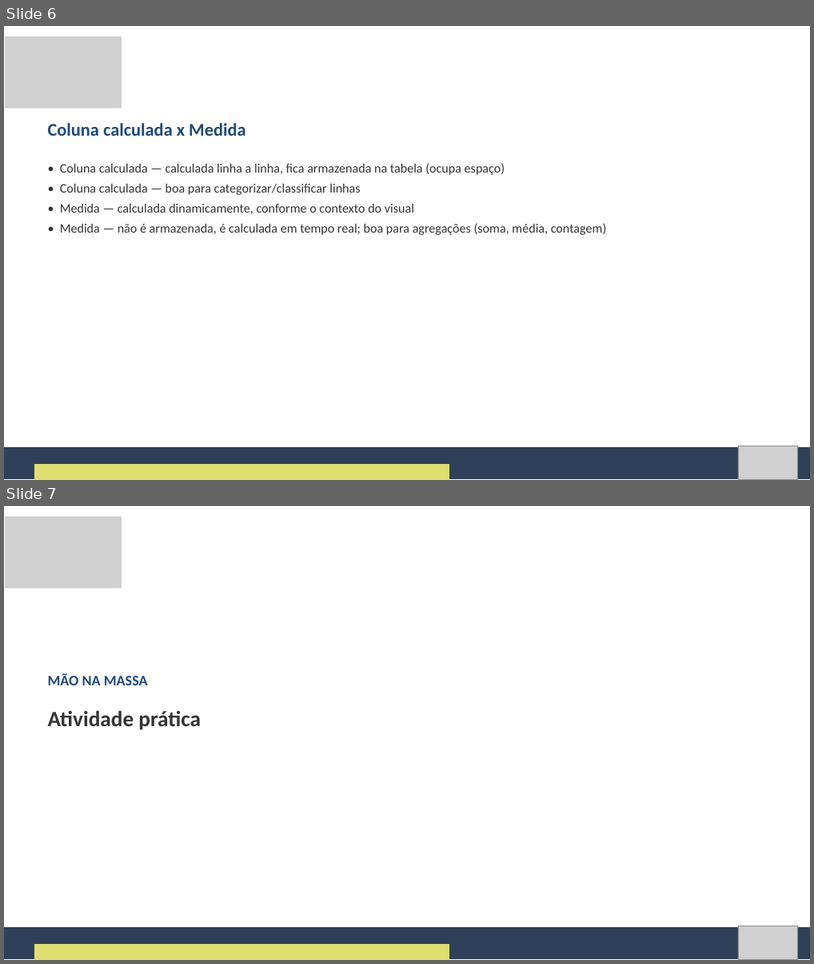
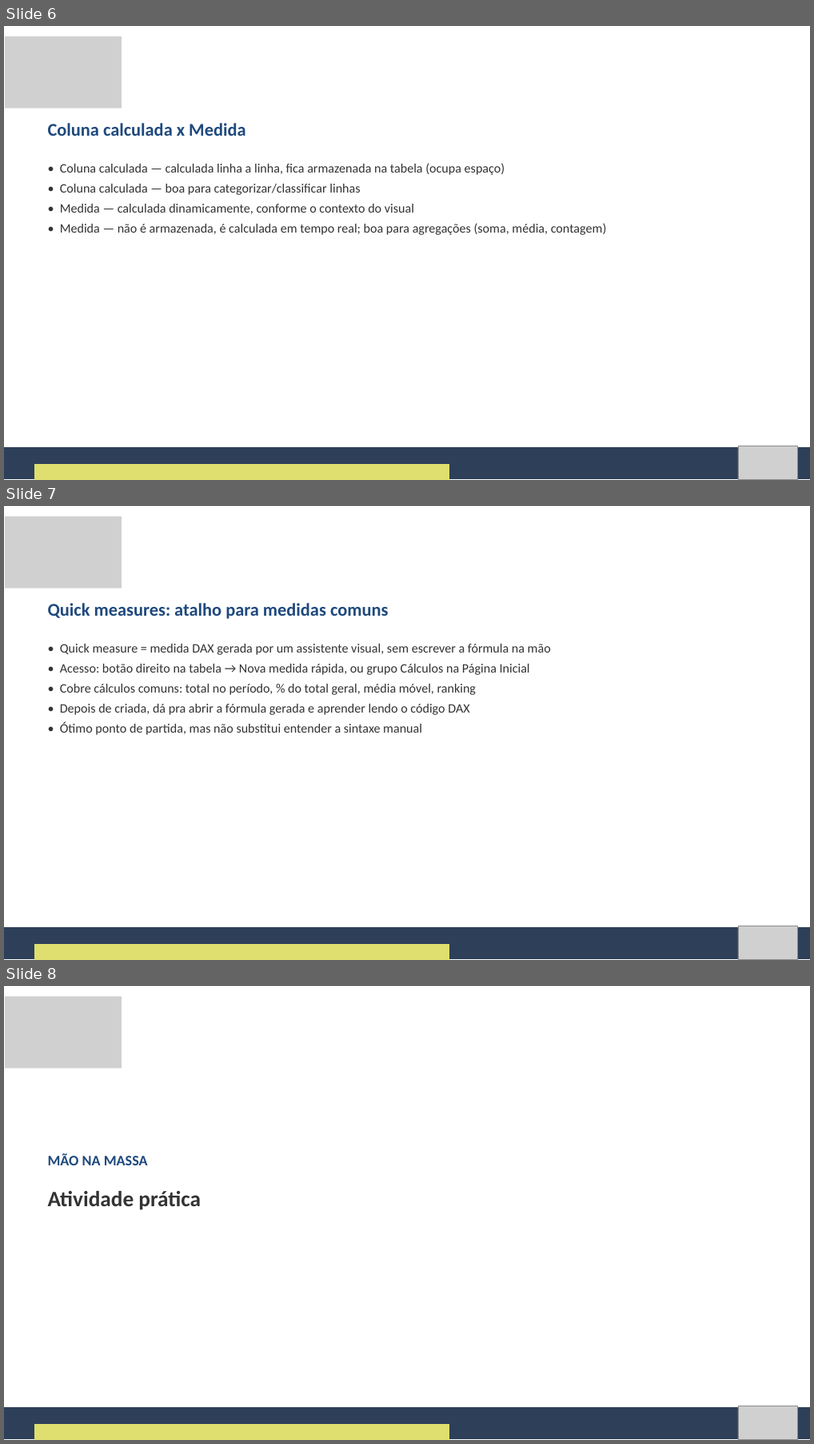
Before and after one commit to Natan20/Curso-PowerBI-Desktop-Material, a slide deck: Aula 06 - 16-09-2026/Aula 6 - Slides.pptx. Shown one above the other, each under a label of ours: slides 6 and 7 before the commit, slides 6, 7 and 8 after it. The pictures are 814x964 and 814x1444 pixels, drawn with LibreOffice and Linux fonts; fonts in the diff are those of the drawing; grey boxes stand for pictures. Boxes give left, top, right and bottom in pixels: in the first picture for what was removed or moved away, otherwise in the second. Text is boxed around its words. In the diff, an @@ line names an element or a change of style, - is before the commit and + after.

Commit message:
Corrige lacunas de conteudo: previa de DAX na Aula 3, quick measures na Aula 6, VAR/RETURN na Aula 7, bookmarks/botoes na Aula 10 e Import x DirectQuery na Aula 13

```diff
--- a/Aula 06 - 16-09-2026/Aula 6 - Slides.pptx
+++ b/Aula 06 - 16-09-2026/Aula 6 - Slides.pptx
@@ slide 7 added at <box>4,506,810,960</box>, background #FFFFFF @@
@@ picture added at <box>5,516,122,588</box> @@
@@ text added at <box>48,603,388,619</box>, 32 pt, text #1F497D, bold @@
+Quick measures: atalho para medidas comuns
@@ text added at <box>60,644,551,735</box>, 23 pt, text #333333 @@
+• Quick measure = medida DAX gerada por um assistente visual, sem escrever a fórmula na mão
+• Acesso: botão direito na tabela → Nova medida rápida, ou grupo Cálculos na Página Inicial
+• Cobre cálculos comuns: total no período, % do total geral, média móvel, ranking
+• Depois de criada, dá pra abrir a fórmula gerada e aprender lendo o código DAX
+• Ótimo ponto de partida, mas não substitui entender a sintaxe manual
@@ freeform shape added at <box>4,927,810,959</box>, fill #2E4059 @@
@@ picture added at <box>738,926,798,959</box> @@
@@ freeform shape added at <box>34,944,450,960</box>, fill #DFDF6F @@
@@ what was slide 7 is now slide 8 @@
```
Also in this commit, not shown: 4 slides changed, 4 other files.
